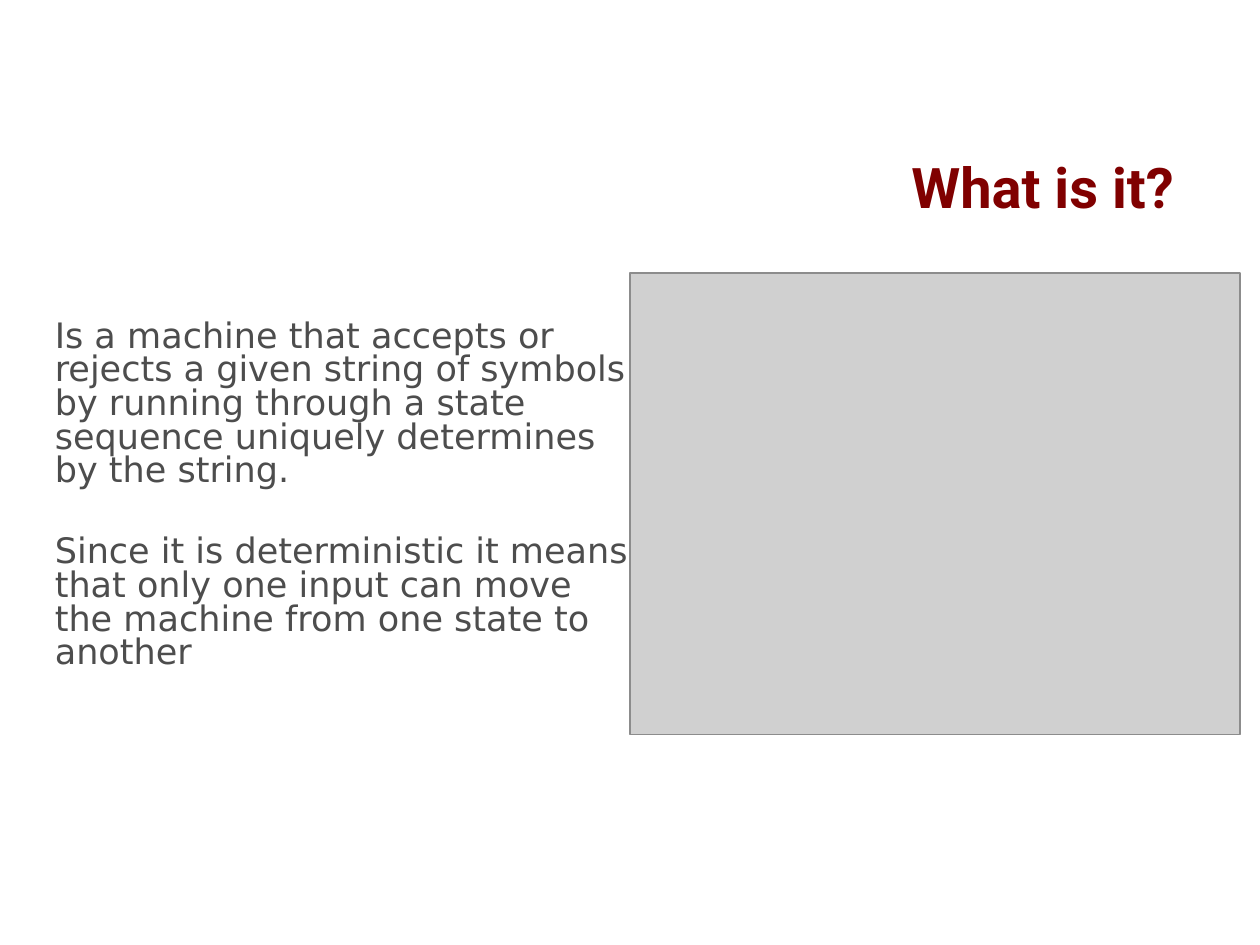
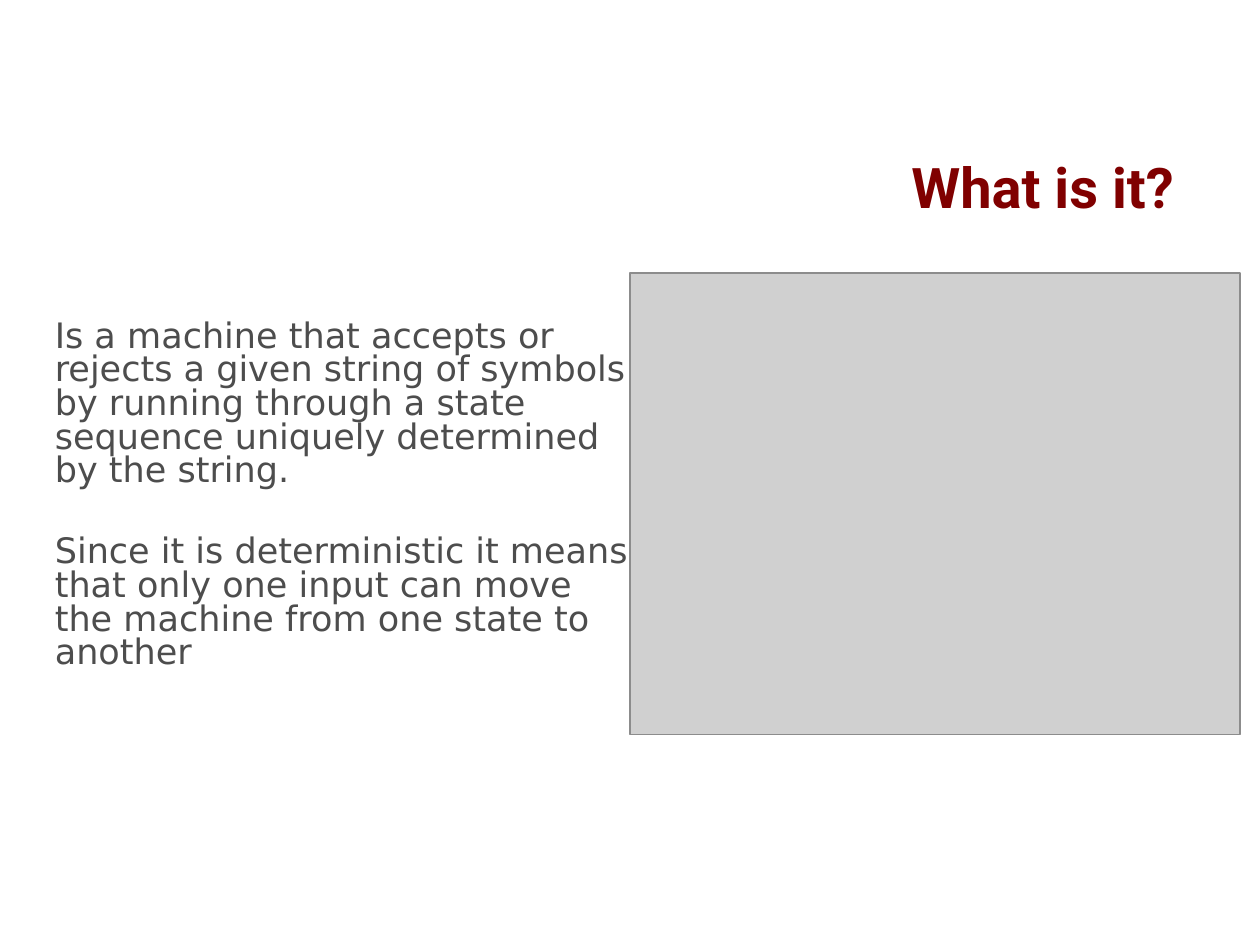
Before and after one commit to debbiecohen/finiteStateMachine, a slide deck: slide 2 of FSMPresentation.pptx. Drawn at 1260x945 pixels with LibreOffice and Linux fonts; fonts in the diff are those of the drawing; grey boxes stand for pictures; background and template pictures are left out. Boxes give left, top, right and bottom in pixels: in the first picture for what was removed or moved away, otherwise in the second. Text is boxed around its words. In the diff, an @@ line names an element or a change of style, - is before the commit and + after.

```diff
--- a/FSMPresentation.pptx
+++ b/FSMPresentation.pptx
@@ text at <box>55,321,625,490</box>: text changed @@
-Is a machine that accepts or rejects a given string of symbols by running through a state sequence uniquely determines by the string.
+Is a machine that accepts or rejects a given string of symbols by running through a state sequence uniquely determined by the string.
```
Also in this commit, not shown: 1 other slide changed.
